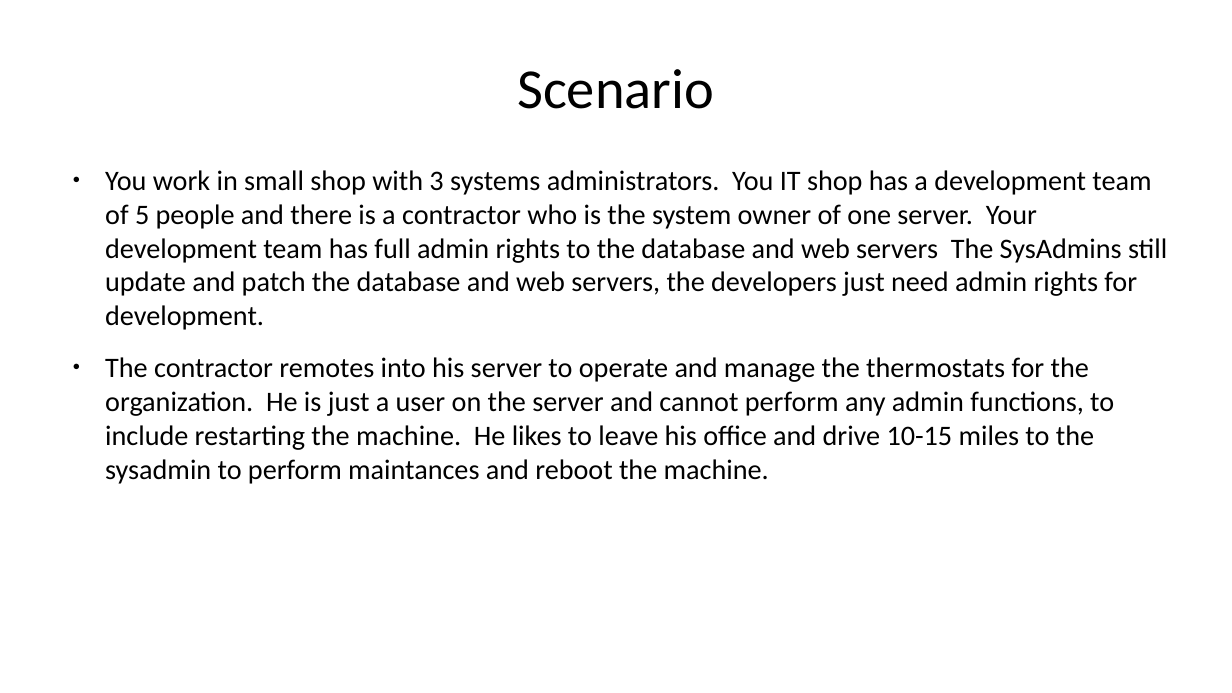
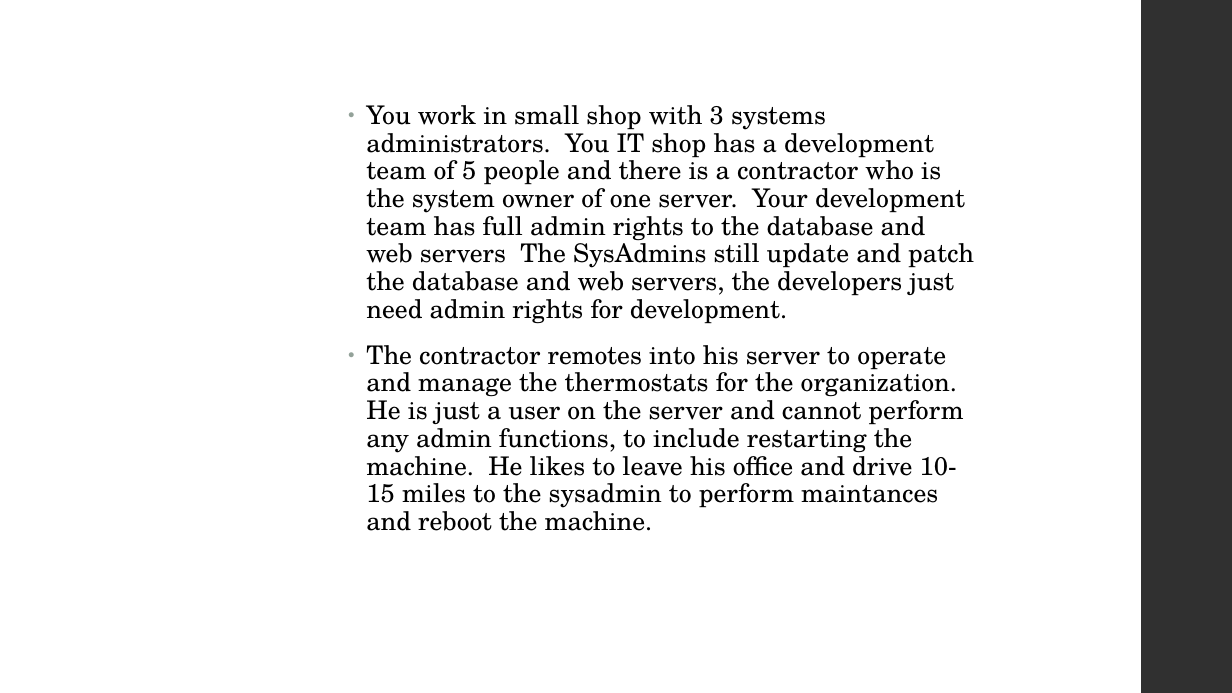
Before and after one commit to P0w3rChi3f/JEA-Just-Enough-Admin, a slide deck: slide 5 of Docs/PowerShell JEA.pptx. Drawn at 1232x693 pixels with LibreOffice and Linux fonts; fonts in the diff are those of the drawing; background and template pictures are left out. Boxes give left, top, right and bottom in pixels: in the first picture for what was removed or moved away, otherwise in the second. Text is boxed around its words. In the diff, an @@ line names an element or a change of style, - is before the commit and + after.

```diff
--- a/Docs/PowerShell JEA.pptx
+++ b/Docs/PowerShell JEA.pptx
@@ rectangle added at (1141,0,1232,693), fill #303030 @@
@@ text removed at (517,69,714,109) @@
-Scenario
@@ text "You work in small shop ...": place and size @@
-text "You work in small shop ..." at (105,170,1167,484)
+text "You work in small shop ..." at (366,105,974,531)
@@ text "You work in small shop ..." at (366,105,974,531): size 22 to 20 pt, font Calibri to TeX Gyre Schola; indent changed; line spacing 1 to 0.9; bullet colour #000000 to #93A299 @@
```
Also in this commit, not shown: 16 other slides changed, 2 slides added, 2 slides removed, 1 other file.
